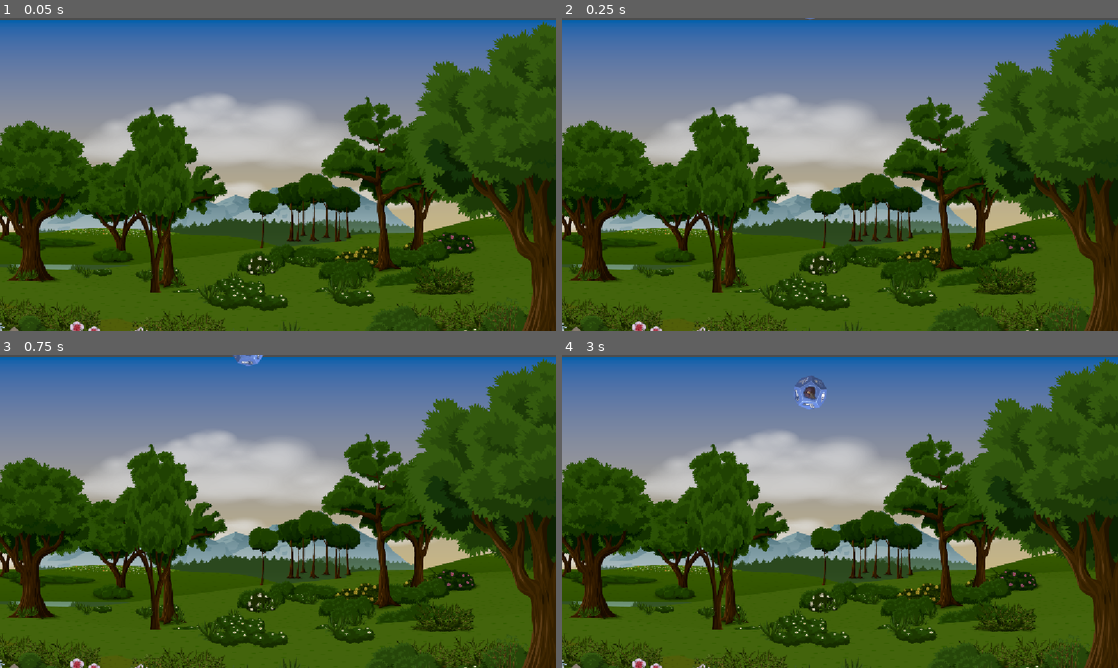
Above: before the commit, frames 1-4 (two rows, left to right).
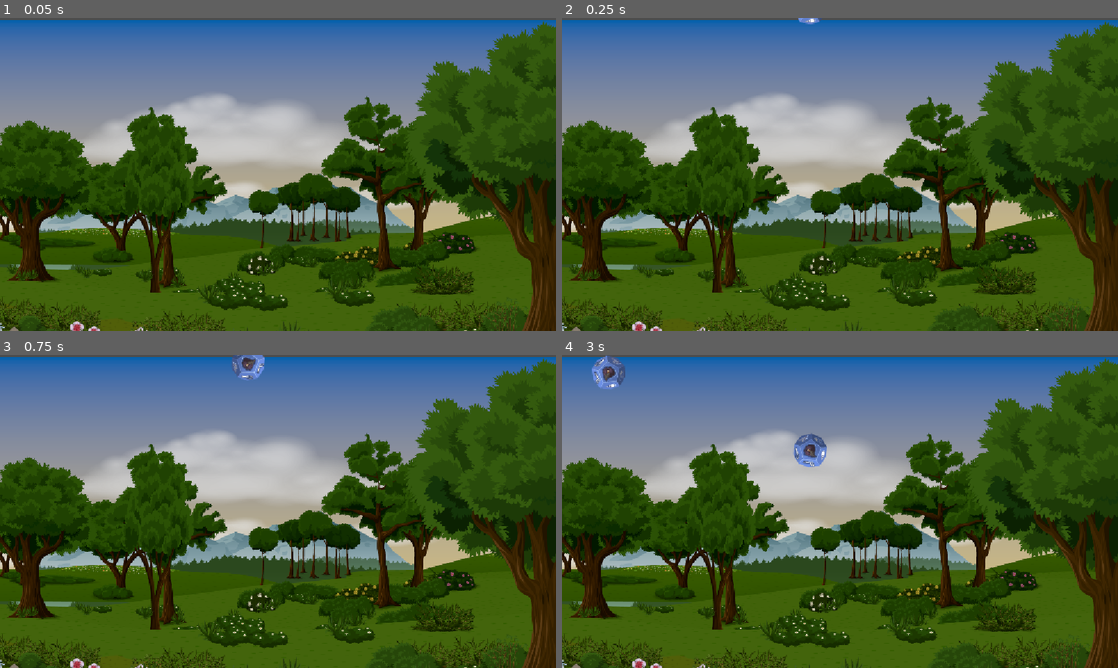
Above: after the commit, the same moments.

Repository: Havolt/jumpstart-godot
Game: Godot game, scene res://Scenes/Game/Game.tscn
Two runs of this game, one before a commit and one after it. Both use one fixed random seed, a clock stepped at 60 frames per second and the inputs below.
Inputs:
- Up to frame 1 (0.05 s): no input
- Up to frame 2 (0.25 s): no input
- Up to frame 3 (0.75 s): no input
- Up to frame 4 (3 s): no input

Frame 1 is identical in both runs. In frame 2, less than 0.1% of the frame differs, in the area x 42-47%, y 0-2%; in frame 3, 0.4%; in frame 4, 1.4%, in the area x 5-48%, y 0-36%.

Commit message:
Stop dice and timer when game is over

Diff:
--- a/DiceCatcher/Scenes/Dice/Dice.gd
+++ b/DiceCatcher/Scenes/Dice/Dice.gd
@@ -4,7 +4,7 @@
 
 signal game_over
 
-const SPEED = 40.0
+const SPEED = 80.0
 const ROTATION_SPEED = 5.0
 var ROTATION_DIRECTION = 1 if randi() % 2 else -1
 
--- a/DiceCatcher/Scenes/Dice/Dice.tscn
+++ b/DiceCatcher/Scenes/Dice/Dice.tscn
@@ -4,7 +4,7 @@
 [ext_resource type="Texture2D" uid="uid://dwfi65sfhbmnm" path="res://Assets/Dice.png" id="1_ce6im"]
 [ext_resource type="Shape2D" uid="uid://86u3efo24jxw" path="res://Resources/DiceCollisionShape.tres" id="2_xcdw2"]
 
-[node name="Dice" type="Area2D" unique_id=196939403]
+[node name="Dice" type="Area2D" unique_id=196939403 groups=["stoppable"]]
 script = ExtResource("1_53oi2")
 
 [node name="Sprite2D" type="Sprite2D" parent="." unique_id=2088975566]
--- a/DiceCatcher/Scenes/Game/Game.gd
+++ b/DiceCatcher/Scenes/Game/Game.gd
@@ -3,6 +3,9 @@
 const DICE = preload("uid://c6wsbyjga68up")
 
 const DICE_MARGIN = 80
+
+const STOPPABLE_GROUP: String = 'stoppable'
+@onready var spawn_timer: Timer = $SpawnTimer
 
 # Called when the node enters the scene tree for the first time.
 func _ready() -> void:
@@ -26,9 +29,17 @@
 	new_dice.game_over.connect(_on_dice_game_over)
 	add_child(new_dice)
 
+func pause_all() -> void:
+	var to_stop: Array[Node] = get_tree().get_nodes_in_group(STOPPABLE_GROUP)
+	for stoppable_node in to_stop:
+		print(stoppable_node)
+		stoppable_node.set_physics_process(false)
+
 func _on_dice_game_over() -> void:
 	print('SIGNALED GAME OVER TO GAME')
-	pass # Replace with function body.
+	pause_all()
+	spawn_timer.stop()
+
 
 
 func _on_timer_timeout() -> void:
--- a/DiceCatcher/Scenes/Game/Game.tscn
+++ b/DiceCatcher/Scenes/Game/Game.tscn
@@ -11,8 +11,8 @@
 scale = Vector2(0.7, 0.7)
 texture = ExtResource("1_2k76m")
 
-[node name="Timer" type="Timer" parent="." unique_id=1719618241]
-wait_time = 4.0
+[node name="SpawnTimer" type="Timer" parent="." unique_id=1719618241]
+wait_time = 2.0
 autostart = true
 
-[connection signal="timeout" from="Timer" to="." method="_on_timer_timeout"]
+[connection signal="timeout" from="SpawnTimer" to="." method="_on_timer_timeout"]
--- a/DiceCatcher/project.godot
+++ b/DiceCatcher/project.godot
@@ -23,6 +23,10 @@
 
 naming/scene_name_casing=1
 
+[global_group]
+
+stoppable=""
+
 [physics]
 
 3d/physics_engine="Jolt Physics"
